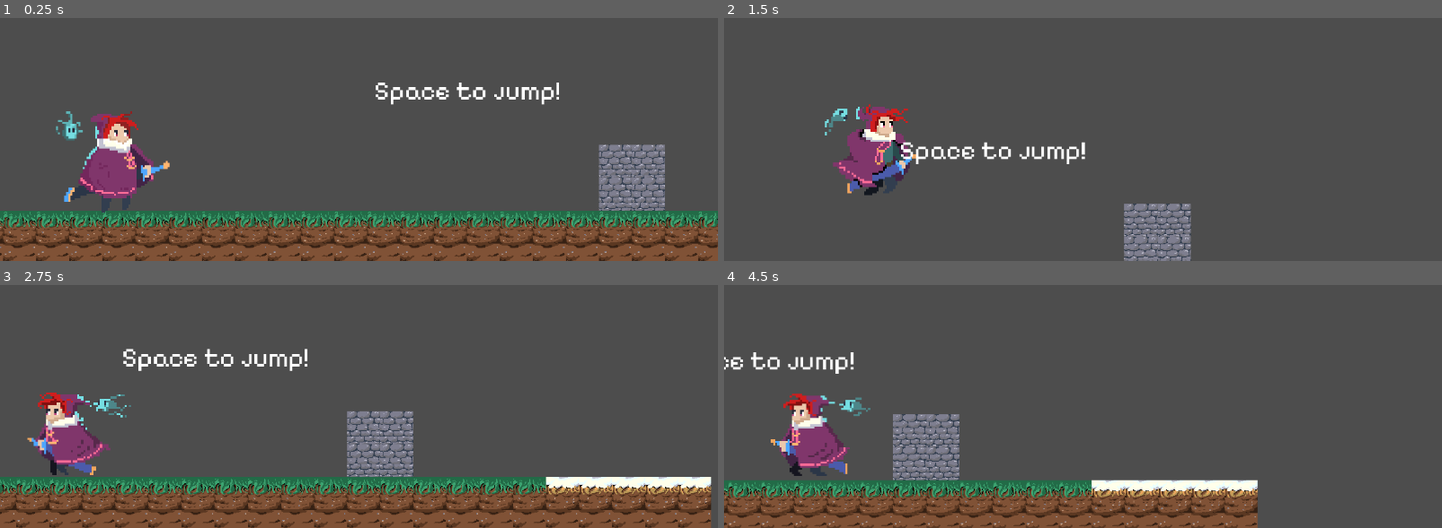
Above: before the commit, frames 1-4 (two rows, left to right).
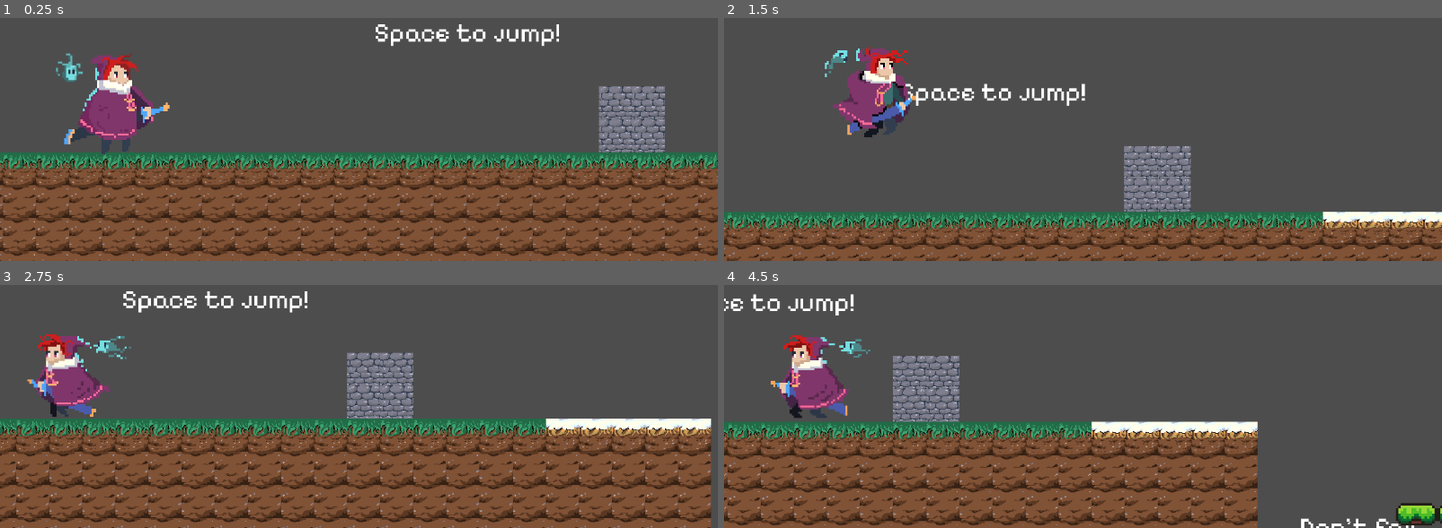
Above: after the commit, the same moments.

Repository: Xintherius/forgotten-voices
Game: Godot game, scene res://game.tscn
Two runs of this game, one before a commit and one after it. Both use one fixed random seed, a clock stepped at 60 frames per second and the inputs below.
Inputs:
- Up to frame 1 (0.25 s): no input
- Up to frame 2 (1.5 s): hold D (move_right) from 0.53 s (still down); tap Space (jump) at 0.77 s
- Up to frame 3 (2.75 s): tap Space (jump) at 1.52 s; release D (move_right) at 2.03 s; hold A (move_left) from 2.03 s (still down)
- Up to frame 4 (4.5 s): release A (move_left) at 2.78 s; hold D (move_right) 2.78-4.28 s; tap Space (jump) at 3.02, 3.77 s; hold A (move_left) from 4.28 s (still down)

The runs differ from the first frame. In frame 1, 43% of the frame differs, in the area x 0-100%, y 2-100%; in frame 2, 28%; in frame 3, 43%; in frame 4, 33%.

Commit message:
Platforms!
Used a placeholder platform and animated its use.

Diff:
--- /dev/null
+++ b/Platform.tscn
@@ -0,0 +1,19 @@
+[gd_scene load_steps=3 format=3 uid="uid://bn4eemhbw86n8"]
+
+[ext_resource type="Texture2D" uid="uid://r0g57mq8i82m" path="res://assets/sprites/platforms.png" id="1_227q7"]
+
+[sub_resource type="RectangleShape2D" id="RectangleShape2D_cr3kf"]
+size = Vector2(235, 40)
+
+[node name="AnimatableBody2D" type="AnimatableBody2D"]
+
+[node name="Sprite2D" type="Sprite2D" parent="."]
+scale = Vector2(5, 5)
+texture = ExtResource("1_227q7")
+region_enabled = true
+region_rect = Rect2(0, 0, 47.7368, 8.62647)
+
+[node name="CollisionShape2D" type="CollisionShape2D" parent="."]
+position = Vector2(1, 0)
+shape = SubResource("RectangleShape2D_cr3kf")
+one_way_collision = true
--- a/game.tscn
+++ b/game.tscn
@@ -1,9 +1,10 @@
-[gd_scene load_steps=8 format=4 uid="uid://c6kwgui67by0y"]
+[gd_scene load_steps=12 format=4 uid="uid://c6kwgui67by0y"]
 
 [ext_resource type="PackedScene" uid="uid://dd6301np2w3pe" path="res://player.tscn" id="1_h5ny8"]
 [ext_resource type="Texture2D" uid="uid://hbs8omayjbtx" path="res://assets/sprites/Blocks.png" id="2_rx2dl"]
 [ext_resource type="PackedScene" uid="uid://bwmk23oy2cued" path="res://killzone.tscn" id="3_rf468"]
 [ext_resource type="FontFile" uid="uid://dksxgrewknxlj" path="res://Font/PixelifySans-VariableFont_wght.ttf" id="4_jmn8o"]
+[ext_resource type="PackedScene" uid="uid://bn4eemhbw86n8" path="res://Platform.tscn" id="5_bbj3x"]
 
 [sub_resource type="TileSetAtlasSource" id="TileSetAtlasSource_hd684"]
 texture = ExtResource("2_rx2dl")
@@ -30,6 +31,45 @@
 [sub_resource type="WorldBoundaryShape2D" id="WorldBoundaryShape2D_bfa4x"]
 distance = -1.0
 
+[sub_resource type="Animation" id="Animation_6ondm"]
+resource_name = "move"
+length = 3.0
+loop_mode = 2
+tracks/0/type = "value"
+tracks/0/imported = false
+tracks/0/enabled = true
+tracks/0/path = NodePath(".:position")
+tracks/0/interp = 1
+tracks/0/loop_wrap = true
+tracks/0/keys = {
+"times": PackedFloat32Array(0, 2.96667),
+"transitions": PackedFloat32Array(1, 1),
+"update": 0,
+"values": [Vector2(2115, 345), Vector2(2115, 24)]
+}
+
+[sub_resource type="Animation" id="Animation_5jux6"]
+length = 3.0
+loop_mode = 2
+tracks/0/type = "value"
+tracks/0/imported = false
+tracks/0/enabled = true
+tracks/0/path = NodePath(".:position")
+tracks/0/interp = 1
+tracks/0/loop_wrap = true
+tracks/0/keys = {
+"times": PackedFloat32Array(0, 3),
+"transitions": PackedFloat32Array(1, 1),
+"update": 0,
+"values": [Vector2(2633, -46), Vector2(2625, -418)]
+}
+
+[sub_resource type="AnimationLibrary" id="AnimationLibrary_kgkva"]
+_data = {
+"RESET": SubResource("Animation_5jux6"),
+"move": SubResource("Animation_6ondm")
+}
+
 [node name="Game" type="Node2D"]
 
 [node name="TileMap" type="TileMap" parent="."]
@@ -45,7 +85,7 @@
 [node name="Player" parent="." instance=ExtResource("1_h5ny8")]
 
 [node name="Camera2D" type="Camera2D" parent="Player"]
-position = Vector2(560, -295)
+position = Vector2(560, -182)
 zoom = Vector2(0.83, 0.83)
 limit_left = -300
 limit_bottom = 300
@@ -93,3 +133,21 @@
 theme_override_fonts/font = ExtResource("4_jmn8o")
 theme_override_font_sizes/font_size = 50
 text = "Have some fun"
+
+[node name="AnimatableBody2D" parent="." instance=ExtResource("5_bbj3x")]
+position = Vector2(2633, -46)
+
+[node name="AnimationPlayer" type="AnimationPlayer" parent="AnimatableBody2D"]
+libraries = {
+"": SubResource("AnimationLibrary_kgkva")
+}
+autoplay = "move"
+
+[node name="AnimatableBody2D2" parent="." instance=ExtResource("5_bbj3x")]
+position = Vector2(2633, -46)
+
+[node name="AnimationPlayer" type="AnimationPlayer" parent="AnimatableBody2D2"]
+libraries = {
+"": SubResource("AnimationLibrary_kgkva")
+}
+autoplay = "RESET"
--- a/player.tscn
+++ b/player.tscn
@@ -154,6 +154,7 @@
 script = ExtResource("1_ub73q")
 
 [node name="AnimatedSprite2D" type="AnimatedSprite2D" parent="."]
+z_index = 5
 position = Vector2(86, -112)
 sprite_frames = SubResource("SpriteFrames_t0pnb")
 animation = &"jump"
Binary file added: assets/sprites/Platform_.png
Not shown, added: assets/sprites/Platform_.png.import
Not shown, changed: .DS_Store
Not shown, added: assets/.DS_Store
